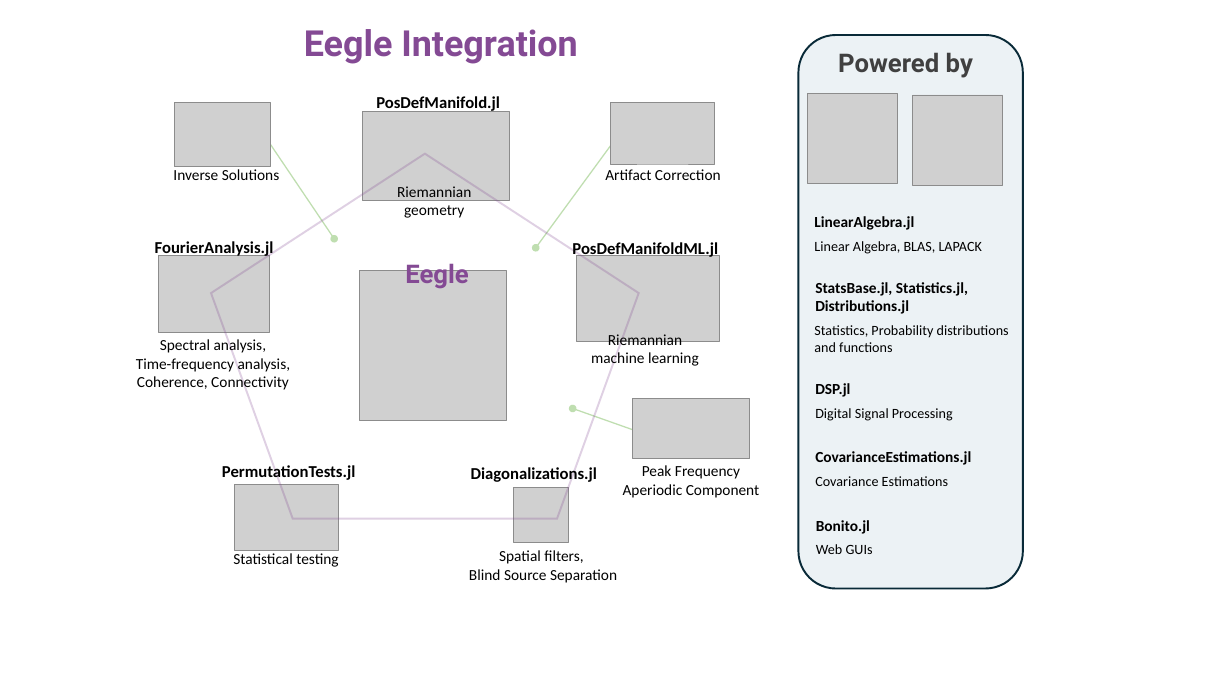
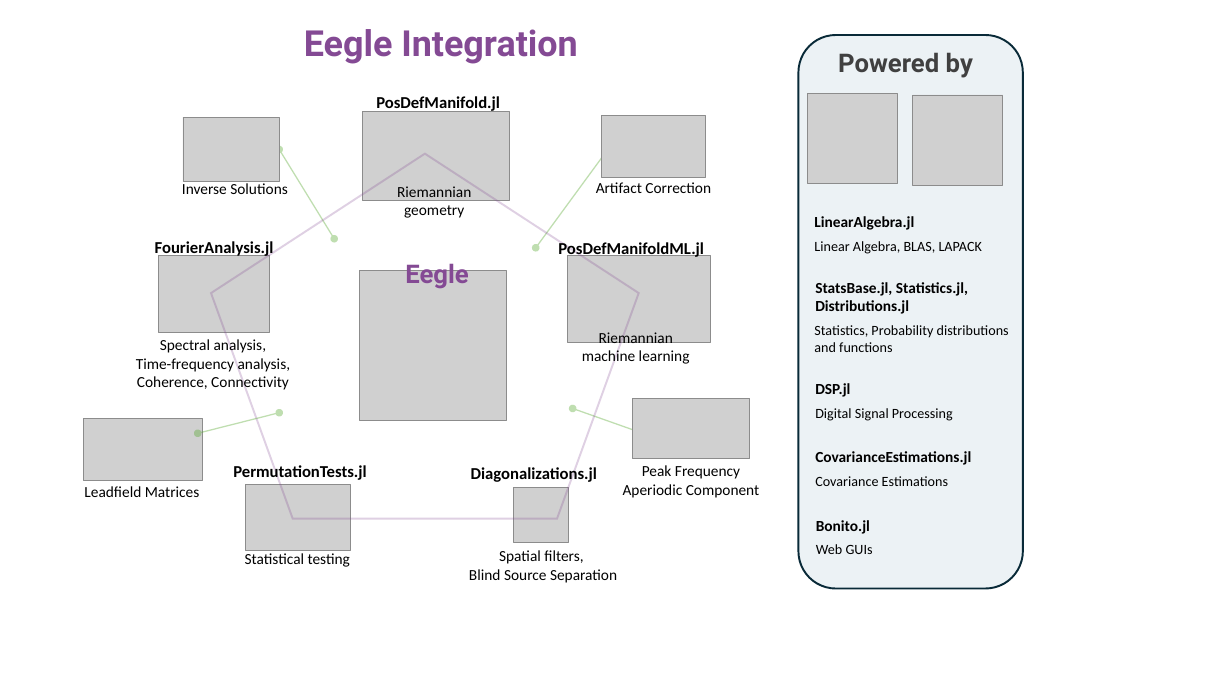
Before and after one commit to Marco-Congedo/Eegle.jl, a slide deck: slide 1 of dev/assets/Fig1_index.pptx. Drawn at 1232x693 pixels with LibreOffice and Linux fonts; fonts in the diff are those of the drawing; grey boxes stand for pictures. Boxes give left, top, right and bottom in pixels: in the first picture for what was removed or moved away, otherwise in the second. Text is boxed around its words. In the diff, an @@ line names an element or a change of style, - is before the commit and + after.

```diff
--- a/dev/assets/Fig1_index.pptx
+++ b/dev/assets/Fig1_index.pptx
@@ picture: place and size @@
-picture at (174,103,270,167)
+picture at (183,117,279,182)
@@ picture: place and size @@
-picture at (611,102,715,164)
+picture at (601,116,705,177)
@@ text "Inverse Solutions": place and size @@
-text "Inverse Solutions" at (173,169,280,180)
+text "Inverse Solutions" at (182,181,288,194)
@@ double arrow moved from (335, 238) - (261, 129) to (335, 238) - (279, 150) @@
@@ text "Artifact Correction": place and size @@
-text "Artifact Correction" at (605,169,721,180)
+text "Artifact Correction" at (596,182,711,193)
@@ text "PosDefManifoldML.jl": place and size @@
-text "PosDefManifoldML.jl" at (572,240,718,258)
+text "PosDefManifoldML.jl" at (558,241,704,259)
@@ picture: place and size @@
-picture at (577,255,719,341)
+picture at (567,256,710,342)
@@ text "Riemannian": place and size @@
-text "Riemannian" at (591,334,699,368)
+text "Riemannian" at (582,332,690,366)
@@ picture added at (83,419,202,482) @@
@@ double arrow added from (198, 433) to (279, 413), #53A62A 1 pt @@
@@ 2 texts, 1 picture: place and size @@
-2 texts, 1 picture at (222,464,355,567)
+2 texts, 1 picture at (233,464,366,567)
@@ text added at (84,486,200,497), 12 pt, text #000000 @@
+Leadfield Matrices
```
Also in this commit, not shown: 31 other files.
